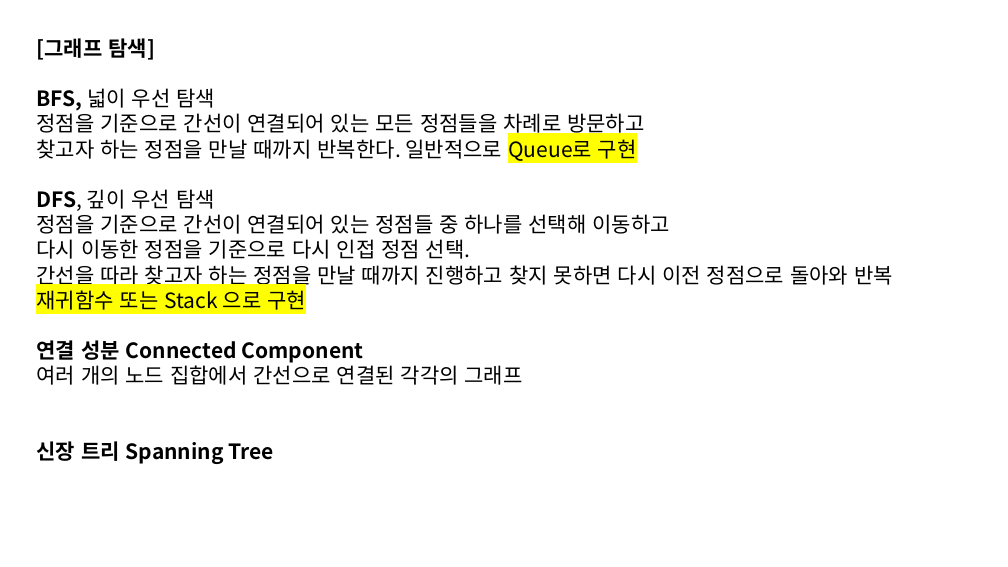
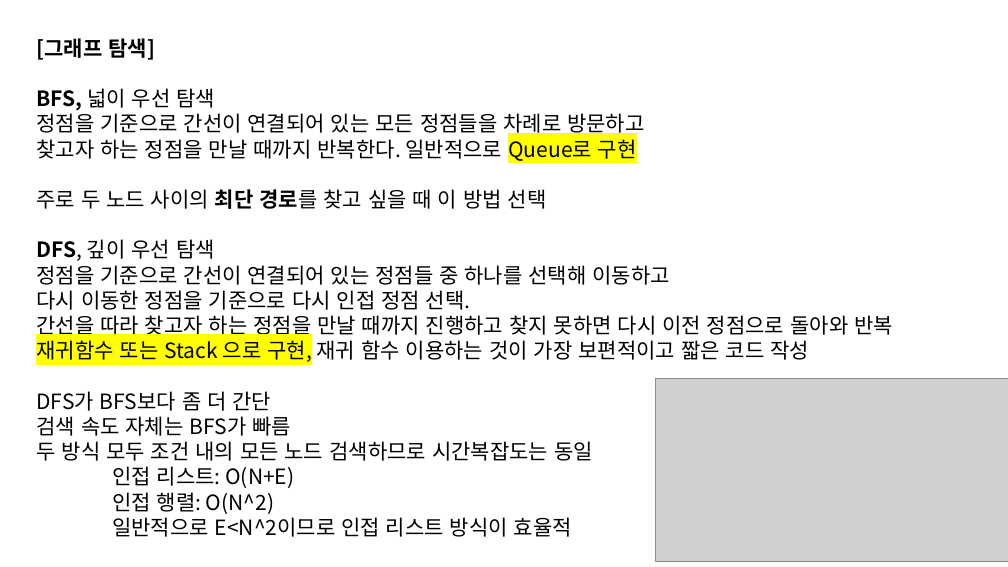
Before and after one commit to 2018007956/Coding-Test-Study, a slide deck: slide 12 of week5/graph&DFS,BFS.pptx (slide 7 before the commit). Drawn at 1008x567 pixels with LibreOffice and Linux fonts; fonts in the diff are those of the drawing; grey boxes stand for pictures. Boxes give left, top, right and bottom in pixels: in the first picture for what was removed or moved away, otherwise in the second. Text is boxed around its words. In the diff, an @@ line names an element or a change of style, - is before the commit and + after.

```diff
--- a/week5/graph&DFS,BFS.pptx
+++ b/week5/graph&DFS,BFS.pptx
@@ text at bbox=[36, 189, 547, 209]: paragraph added @@
+주로 두 노드 사이의 최단 경로를 찾고 싶을 때 이 방법 선택
@@ text at bbox=[36, 340, 809, 537]: text changed @@
-재귀함수 또는 Stack 으로 구현
-연결 성분 Connected Component
-여러 개의 노드 집합에서 간선으로 연결된 각각의 그래프
-신장 트리 Spanning Tree
+재귀함수 또는 Stack 으로 구현, 재귀 함수 이용하는 것이 가장 보편적이고 짧은 코드 작성
+DFS가 BFS보다 좀 더 간단
+검색 속도 자체는 BFS가 빠름
+두 방식 모두 조건 내의 모든 노드 검색하므로 시간복잡도는 동일
+인접 리스트: O(N+E)
+인접 행렬: O(N^2)
+일반적으로 E<N^2이므로 인접 리스트 방식이 효율적
@@ picture added at bbox=[656, 378, 1008, 562] @@
```
Also in this commit, not shown: 2 other slides changed, 5 slides added, 5 other files.
